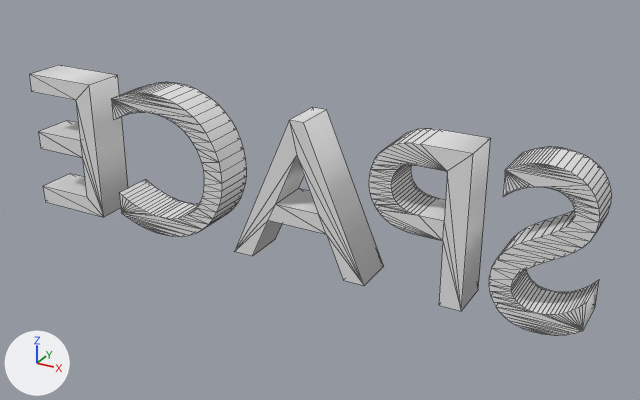
The OBJ model project/Resources/TitleSpace/TitleSpace.obj as it was, and as the next commit left it.
Camera for both pictures: a 50 mm camera at (1.75, -3.12, 1.86) aimed at (0.01, 0.06, 0.28). Arrows for +X, +Y and +Z are at lower left; the lights stay in place. The older version comes first. Mesh edges are drawn as thin lines. Where no turn or scale is listed for an object, it has been applied to the vertices.

Before the edit, the objects in view are built like this:
```python
me_テキスト = bpy.data.meshes.new('テキスト')
me_テキスト.from_pydata(...)  # 598 vertices, 885 faces; spans x -1.53..1.24, y -0.1..0.1, z -0.01..0.69
ob_テキスト = bpy.data.objects.new('テキスト', me_テキスト)
ob_テキスト.location = (0.0, 0.0, 0.0)
```
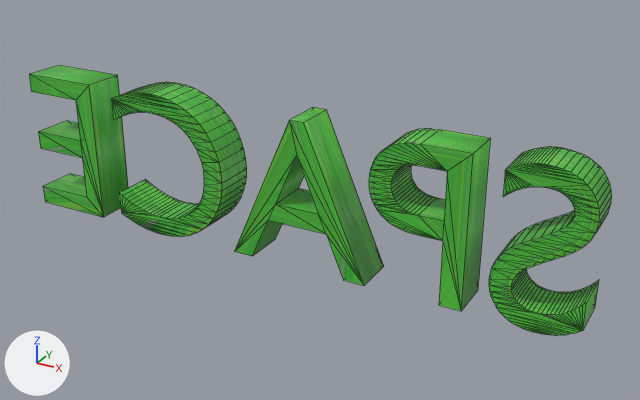
Edits to the bpy script that builds the scene:
```text
Add img_sibafu_png:
    img_sibafu_png = load_image('sibafu.png', '../../resources/TitleSpace/sibafu.png', 1080, 1080, 'sRGB')
Add mat_マテリアル:
    mat_マテリアル = principled_material('マテリアル')
    mat_マテリアル.texture = img_sibafu_png
Change me_テキスト:
    where me_テキスト.from_pydata(...)  # 598 vertices, 885 faces; spans x -1.53..1.24, y -0.1..0.1, z -0.01..0.69
    add me_テキスト.materials.append(mat_マテリアル)  # picture img_sibafu_png
```

Location of each change, [x1, y1, x2, y2] in pixels of the pictures (640 x 400 px):
'テキスト', recoloured (white to green): [29, 65, 612, 335] in both
